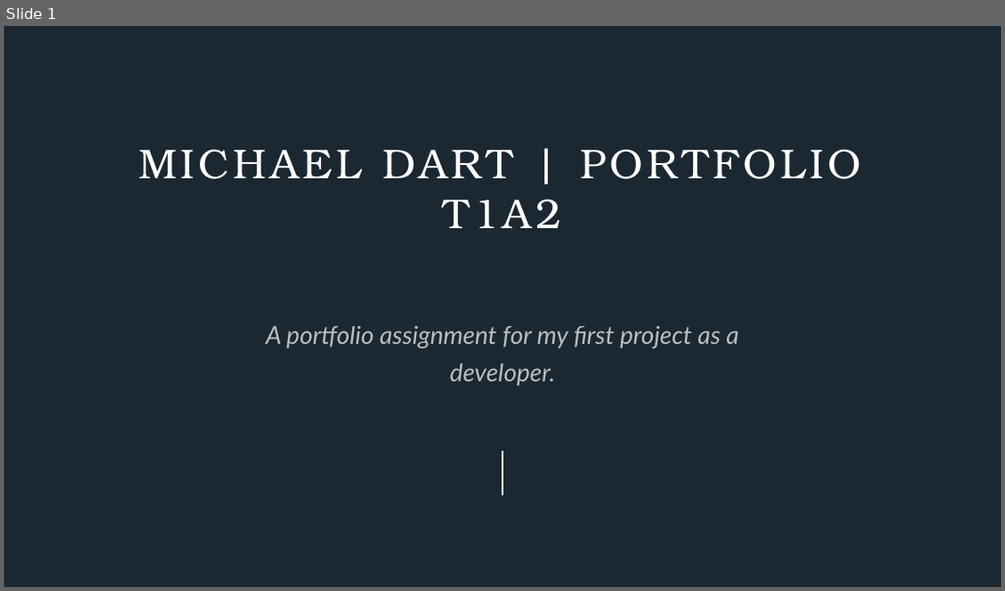
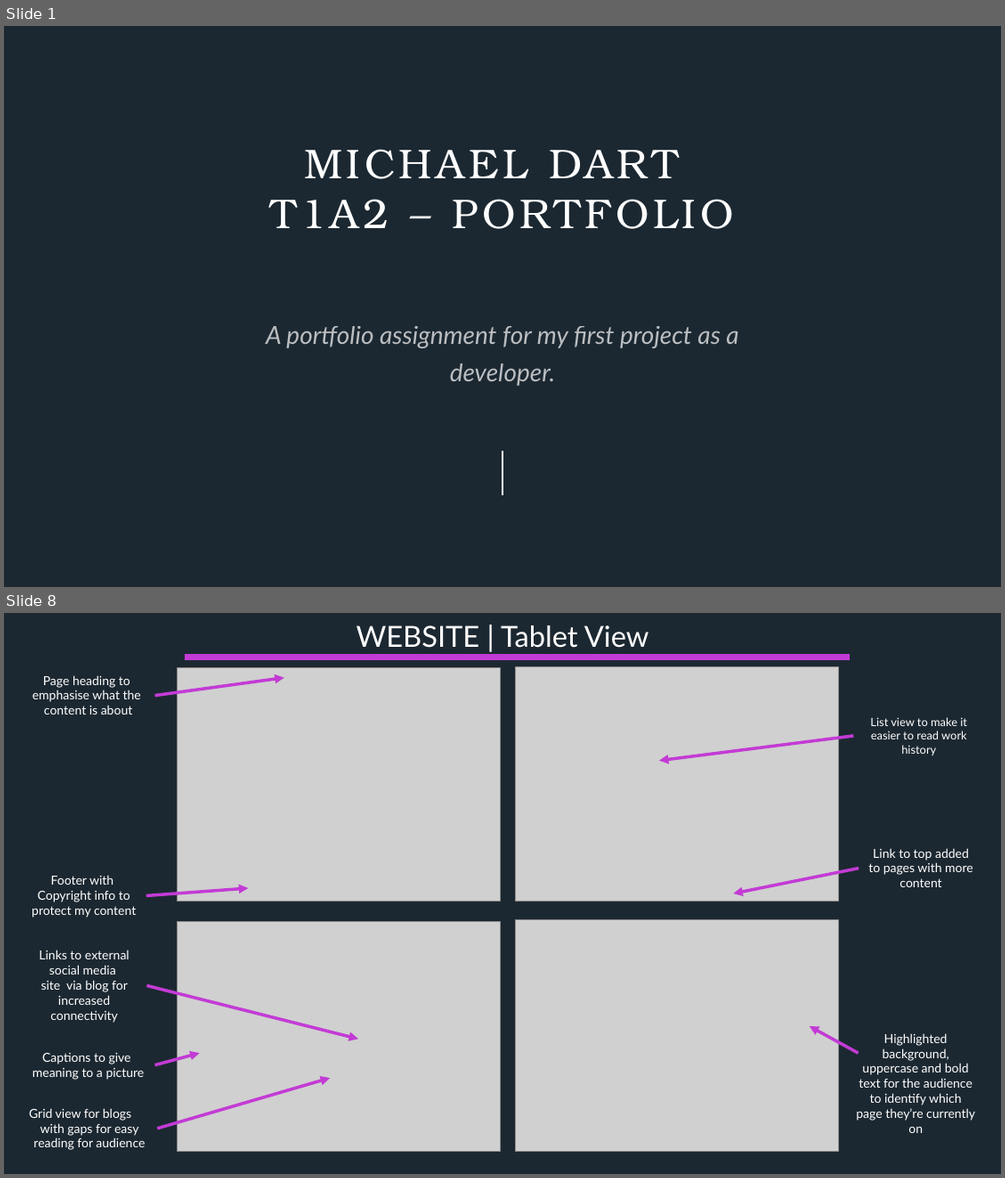
Before and after one commit to mdart86/Portfolio_Website, a slide deck: Michael-Dart_T1A2 Slidedeck.pptx. Shown one above the other, each under a label of ours: slide 1 before the commit, slides 1 and 8 after it; the slides between them are not shown. The pictures are 1005x591 and 1005x1178 pixels, drawn with LibreOffice and Linux fonts; fonts in the diff are those of the drawing; grey boxes stand for pictures. Boxes give left, top, right and bottom in pixels: in the first picture for what was removed or moved away, otherwise in the second. Text is boxed around its words. In the diff, an @@ line names an element or a change of style, - is before the commit and + after.

```diff
--- a/Michael-Dart_T1A2 Slidedeck.pptx
+++ b/Michael-Dart_T1A2 Slidedeck.pptx
@@ slide 8 added at [4, 613, 1001, 1174], background #1C2831 @@
@@ text added at [356, 625, 649, 648], 28 pt, text #FFFFFF @@
+WEBSITE | Tablet View
@@ line added from (185, 657) to (850, 657), #C33BD5 6 pt @@
@@ text added at [32, 675, 141, 714], 12 pt, text #FFFFFF @@
+Page heading to
+emphasise what the
+content is about
@@ arrow added from (155, 695) to (284, 677), #C33BD5 3 pt @@
@@ picture added at [178, 667, 501, 900] @@
@@ picture added at [516, 666, 839, 900] @@
@@ text added at [870, 717, 967, 755], 11 pt, text #FFFFFF @@
+List view to make it easier to read work history
@@ arrow added from (853, 736) to (659, 761), #C33BD5 3 pt @@
@@ text added at [868, 848, 973, 887], 12 pt, text #FFFFFF @@
+Link to top added to pages with more content
@@ text added at [32, 875, 136, 917], 12 pt, text #FFFFFF @@
+Footer with
+Copyright info to protect my content
@@ arrow added from (858, 868) to (733, 893), #C33BD5 3 pt @@
@@ arrow added from (146, 896) to (249, 888), #C33BD5 3 pt @@
@@ picture added at [178, 921, 501, 1151] @@
@@ picture added at [516, 920, 839, 1151] @@
@@ text added at [39, 949, 129, 1022], 12 pt, text #FFFFFF @@
+Links to external social media
+site via blog for increased connectivity
@@ arrow added from (146, 985) to (358, 1038), #C33BD5 3 pt @@
@@ arrow added from (858, 1053) to (809, 1026), #C33BD5 3 pt @@
@@ text added at [856, 1033, 975, 1133], 12 pt, text #FFFFFF @@
+Highlighted background, uppercase and bold text for the audience to identify which page they’re currently on
@@ text added at [32, 1053, 145, 1079], 12 pt, text #FFFFFF @@
+Captions to give
+meaning to a picture
@@ arrow added from (155, 1064) to (199, 1053), #C33BD5 3 pt @@
@@ arrow added from (157, 1128) to (330, 1078), #C33BD5 3 pt @@
@@ text added at [29, 1108, 145, 1150], 12 pt, text #FFFFFF @@
+Grid view for blogs
+with gaps for easy reading for audience
@@ slide 1 changed as well @@
@@ title at [271, 149, 527, 228]: text changed @@
-MICHAEL DART | PORTFOLIO
-T1A2
+MICHAEL DART
+T1A2 – PORTFOLIO
```
Also in this commit, not shown: 1 other slide changed, 7 other slides added, 2 slides removed, 5 other files.
